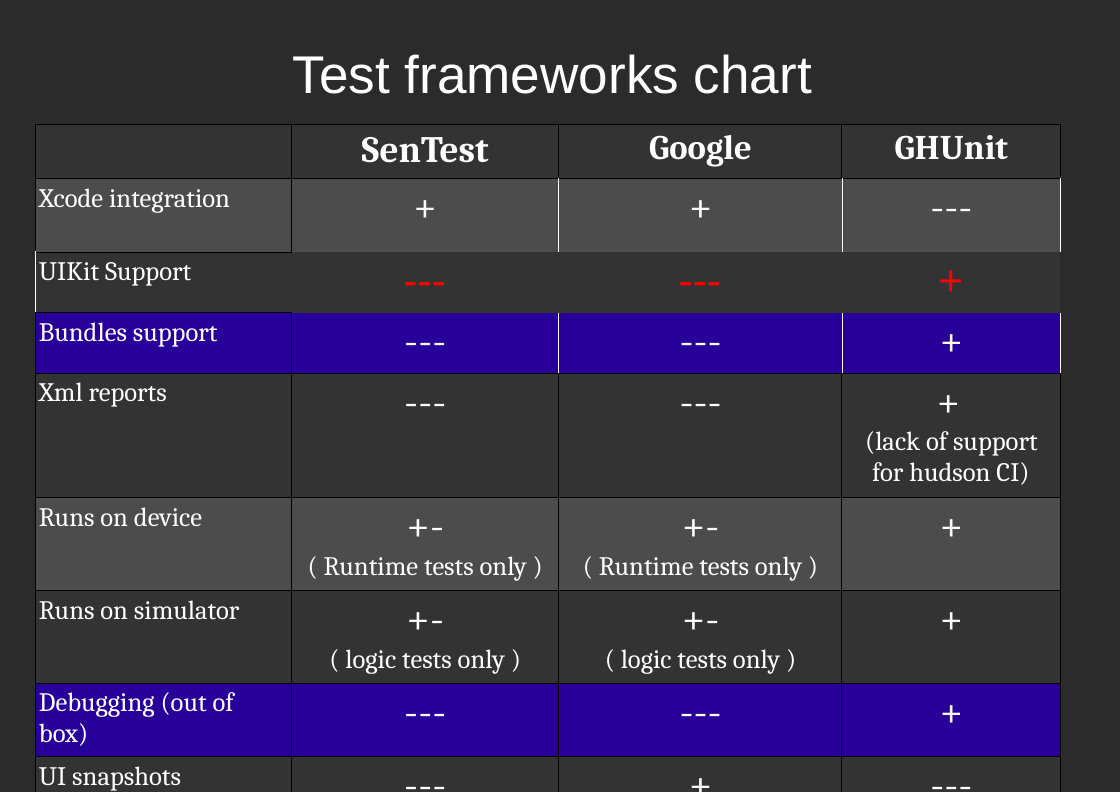
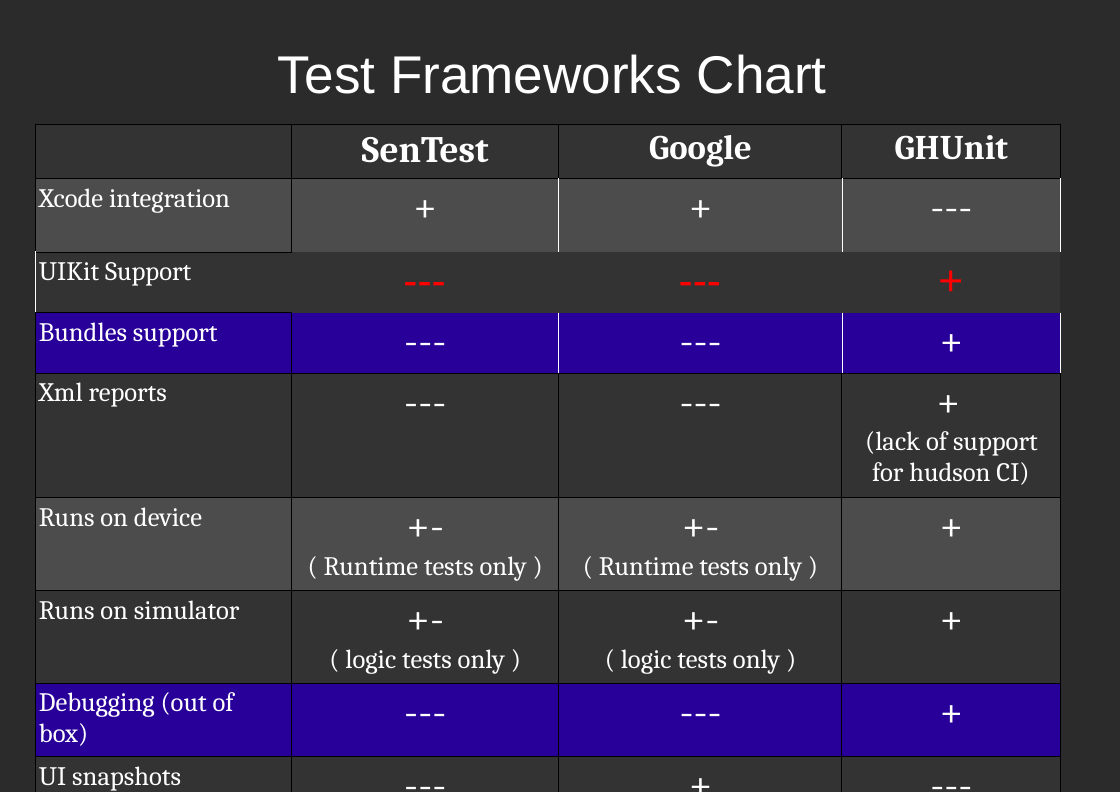
Before and after one commit to dodikk/iOS-articles, a slide deck: slide 18 of 3-iContiniousIntegration/ciPresentation.odp. Drawn at 1120x792 pixels with LibreOffice and Linux fonts; fonts in the diff are those of the drawing; background and template pictures are left out; a plain dark background stands for a picture behind light text. Boxes give left, top, right and bottom in pixels: in the first picture for what was removed or moved away, otherwise in the second. Text is boxed around its words. In the diff, an @@ line names an element or a change of style, - is before the commit and + after.

```diff
--- a/3-iContiniousIntegration/ciPresentation.odp
+++ b/3-iContiniousIntegration/ciPresentation.odp
@@ title at (278, 54, 827, 94): text changed @@
-Test frameworks chart
+Test Frameworks Chart
```
Also in this commit, not shown: 22 other slides changed, 1 slide added, 1 slide removed, 2 other files.
